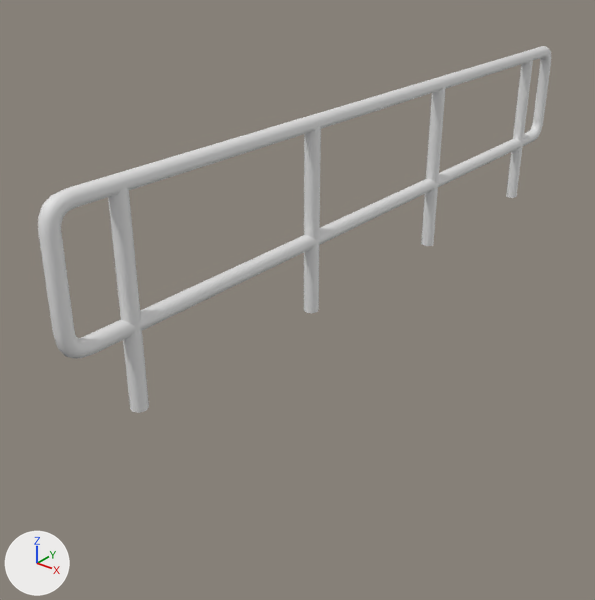
The FBX model Assets/Models/Buildings/Fence/MetalFence.fbx, before and after one commit.
The view is the same before and after, from a 50 mm lens placed at (3.07, -4.76, 2.51), pointed at (-0.35, -0.47, -0.14). Arrows for +X, +Y and +Z are at lower left; the lights stay in place. The first picture is the older version. Where no turn or scale is listed for an object, it has been applied to the vertices.
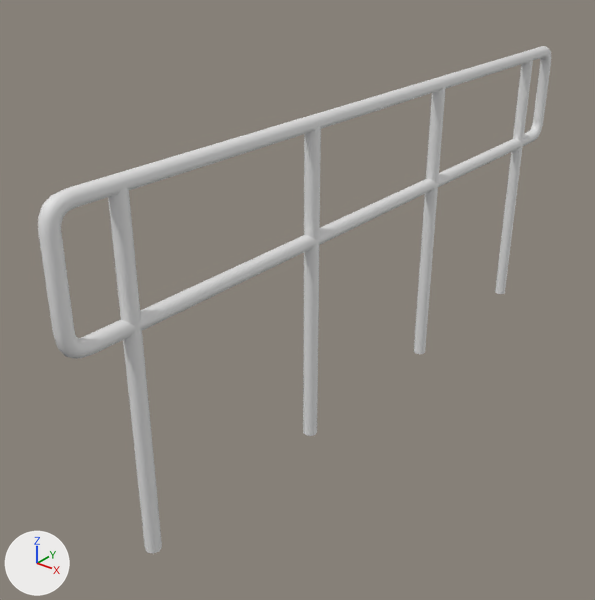
Changed parts and their boxes [x1, y1, x2, y2] in the pictures (595 x 600 px; the box of a moved part takes in the faces that stretch with it):
'Cylinder', reshaped (38% taller)
    before: [38, 46, 551, 413]
    after: [38, 46, 551, 554]
part 1 of me_cylinder, moved or reshaped
    before: [304, 125, 321, 313]
    after: [303, 125, 321, 436]
part 2 of me_cylinder, moved or reshaped
    before: [108, 186, 149, 413]
    after: [108, 186, 162, 554]
part 3 of me_cylinder, moved or reshaped
    before: [421, 86, 446, 246]
    after: [414, 86, 446, 354]
part 4 of me_cylinder, moved or reshaped
    before: [506, 58, 533, 198]
    after: [495, 58, 533, 294]

The change, as a diff of the scene's bpy script:
```diff
--- a/Assets/Models/Buildings/Fence/MetalFence.fbx.py
+++ b/Assets/Models/Buildings/Fence/MetalFence.fbx.py
@@ me_cylinder @@
 # used by ob_cylinder; location = (0.0, 0.0, 0.0)
 # before: 0 (0.0, -0.72, 0.0), 2 (0.04, -0.73, 0.0) at pixel (318, 309), 4 (0.05, -0.77, 0.0) at pixel (317, 312), 6 (0.04, -0.81, 0.0) at pixel (312, 313), 8 (0.0, -0.82, 0.0) at pixel (306, 312)
 # before: 10 (-0.04, -0.81, 0.0) at pixel (303, 310), 12 (-0.05, -0.77, 0.0), 14 (-0.04, -0.73, 0.0)
 # before: 32 (0.0, -2.26, 0.0), 34 (0.04, -2.27, 0.0) at pixel (149, 407), 36 (0.05, -2.31, 0.0) at pixel (145, 410), 38 (0.04, -2.34, 0.0) at pixel (139, 412), 40 (0.0, -2.36, 0.0) at pixel (132, 411)
 # before: 42 (-0.04, -2.34, 0.0) at pixel (130, 408), 44 (-0.05, -2.31, 0.0), 46 (-0.04, -2.27, 0.0)
 # before: 112 (0.0, 0.72, 0.0) at pixel (424, 245), 114 (0.04, 0.73, 0.0) at pixel (429, 246), 116 (0.05, 0.77, 0.0) at pixel (432, 245), 118 (0.04, 0.81, 0.0) at pixel (433, 243), 120 (0.0, 0.82, 0.0)
 # before: 122 (-0.04, 0.81, 0.0), 124 (-0.05, 0.77, 0.0) at pixel (421, 242), 126 (-0.04, 0.73, 0.0) at pixel (421, 244)
 # before: 144 (0.0, 2.26, 0.0) at pixel (508, 197), 146 (0.04, 2.27, 0.0) at pixel (513, 197), 148 (0.05, 2.31, 0.0) at pixel (516, 197), 150 (0.04, 2.34, 0.0) at pixel (516, 195), 152 (0.0, 2.36, 0.0)
 # before: 154 (-0.04, 2.34, 0.0), 156 (-0.05, 2.31, 0.0) at pixel (506, 195), 158 (-0.04, 2.27, 0.0) at pixel (506, 196)
-me_cylinder.from_pydata(...)  # 224 vertices, 192 faces; spans x -0.05..0.05, y -2.77..2.77, z 0.0..1.33
+me_cylinder.from_pydata(...)  # 224 vertices, 192 faces; spans x -0.05..0.05, y -2.77..2.77, z -1.0..1.33
+# me_cylinder part 1
+for i in [0, 2, 4, 6, 8, 10, 12, 14]: me_cylinder.vertices[i].co += Vector((0.0, 0.0, -1.0))
+# me_cylinder part 2
+for i in [32, 34, 36, 38, 40, 42, 44, 46]: me_cylinder.vertices[i].co += Vector((0.0, 0.0, -1.0))
+# me_cylinder part 3
+for i in [112, 114, 116, 118, 120, 122, 124, 126]: me_cylinder.vertices[i].co += Vector((0.0, 0.0, -1.0))
+# me_cylinder part 4
+for i in [144, 146, 148, 150, 152, 154, 156, 158]: me_cylinder.vertices[i].co += Vector((0.0, 0.0, -1.0))
```
